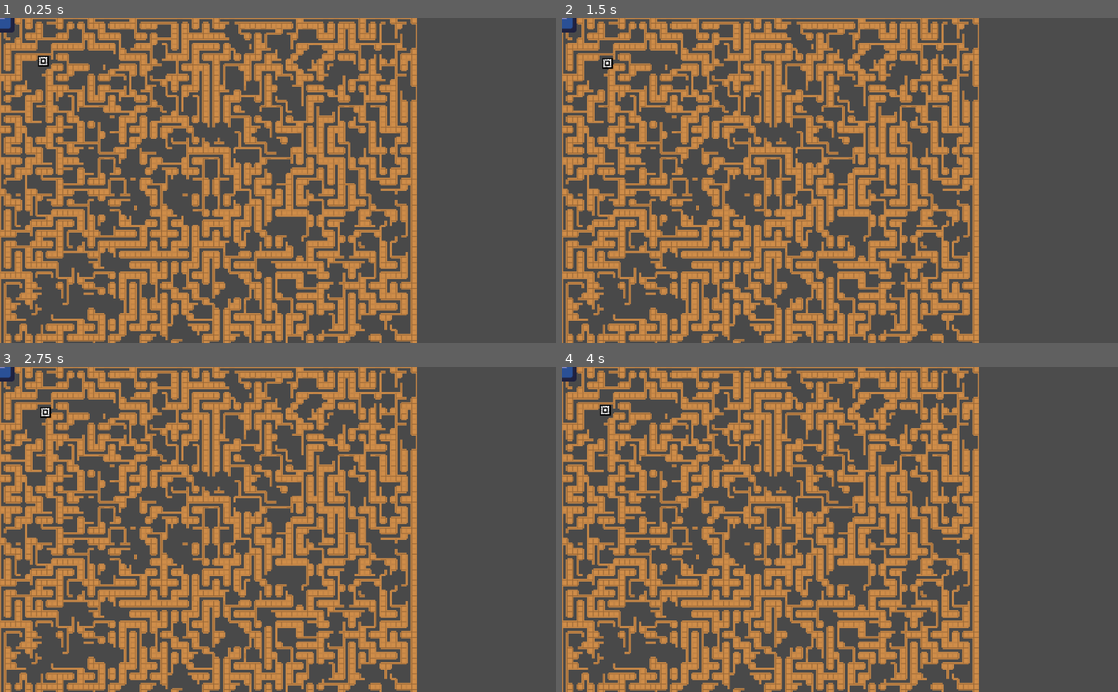
Above: before the commit, frames 1-4 (two rows, left to right).
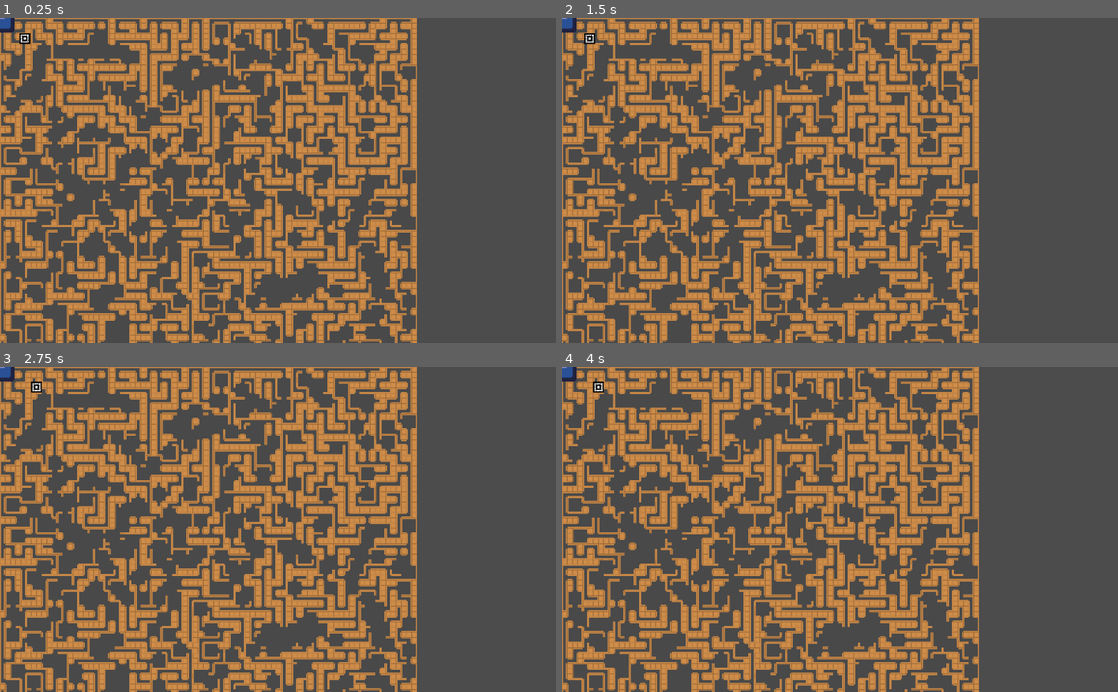
Above: after the commit, the same moments.

Repository: ottomated/codeday-2019
Game: Godot game, scene res://Board.tscn
Same seed, same stepped clock (60 frames per second), same inputs: the game is played once before the commit and once after it. The engine's default icon, where the game draws it, is replaced by a stand-in: a white triangle on a blue panel in a dark square.
Inputs:
- Up to frame 1 (0.25 s): no input
- Up to frame 2 (1.5 s): tap Enter at 0.5 s; hold Right (ui_right) 0.53-1.28 s; hold Down (ui_down) from 1.28 s (still down)
- Up to frame 3 (2.75 s): release Down (ui_down) at 2.03 s; hold Right (ui_right) from 2.03 s (still down)
- Up to frame 4 (4 s): tap Space at 2.75 s; release Right (ui_right) at 2.78 s; hold Up (ui_up) 2.78-3.53 s; tap Enter at 3.5 s; hold Left (ui_left) from 3.53 s (still down)

The runs differ from the first frame. In frame 1, 34% of the frame differs, in the area x 0-75%, y 0-100%; in frame 2, 34%; in frame 3, 34%; in frame 4, 34%.
Error in both runs: Invalid operands 'Nil' and 'Vector2' in operator '*'. (res://Exit.gd:9)

Commit message:
Spawn spots

Diff:
--- a/new_script.gd
+++ b/new_script.gd
@@ -12,7 +12,7 @@
 var width = 80  # width of map (in tiles)
 var height = 80  # height of map (in tiles)
 
-var map_seed = randi()
+var map_seed = 321789
 
 # list of enemy spawn points
 var enemy_spawn_list = []
@@ -41,6 +41,15 @@
 	var exit_pos = make_exit()
 	print(exit_pos)
 	$TileMap/Exit.set_pos(exit_pos, tile_size)
+	generate_enemy_spawn_positions()
+	print(enemy_spawn_list)
+	print(enemy_spawn_list.size())
+	var sum = 0
+	for x in range(width):
+		for y in range(height):
+			if Map.get_cellv(Vector2(x,y)) != 15:
+				sum += 1
+	print(sum)
 
 func check_neighbors(cell, unvisited):
 	# returns an array of cell's unvisited neighbors
@@ -178,3 +187,9 @@
 		make_exit()
 	else:
 		return Vector2(x, y)
+
+func generate_enemy_spawn_positions():
+	for x in range(width):
+		for y in range(height):
+			if Map.get_cellv(Vector2(x, y)) != 15 and 4 > int(rand_range(0, 100)): # 4 = percentage of tiles that can spawn enemies
+				enemy_spawn_list.append(Vector2(x, y))
